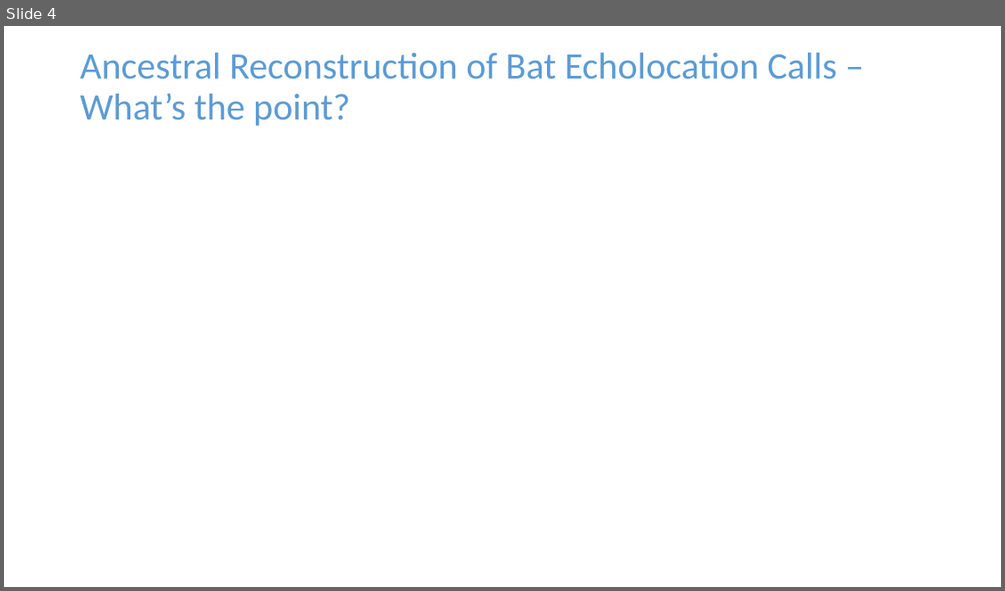
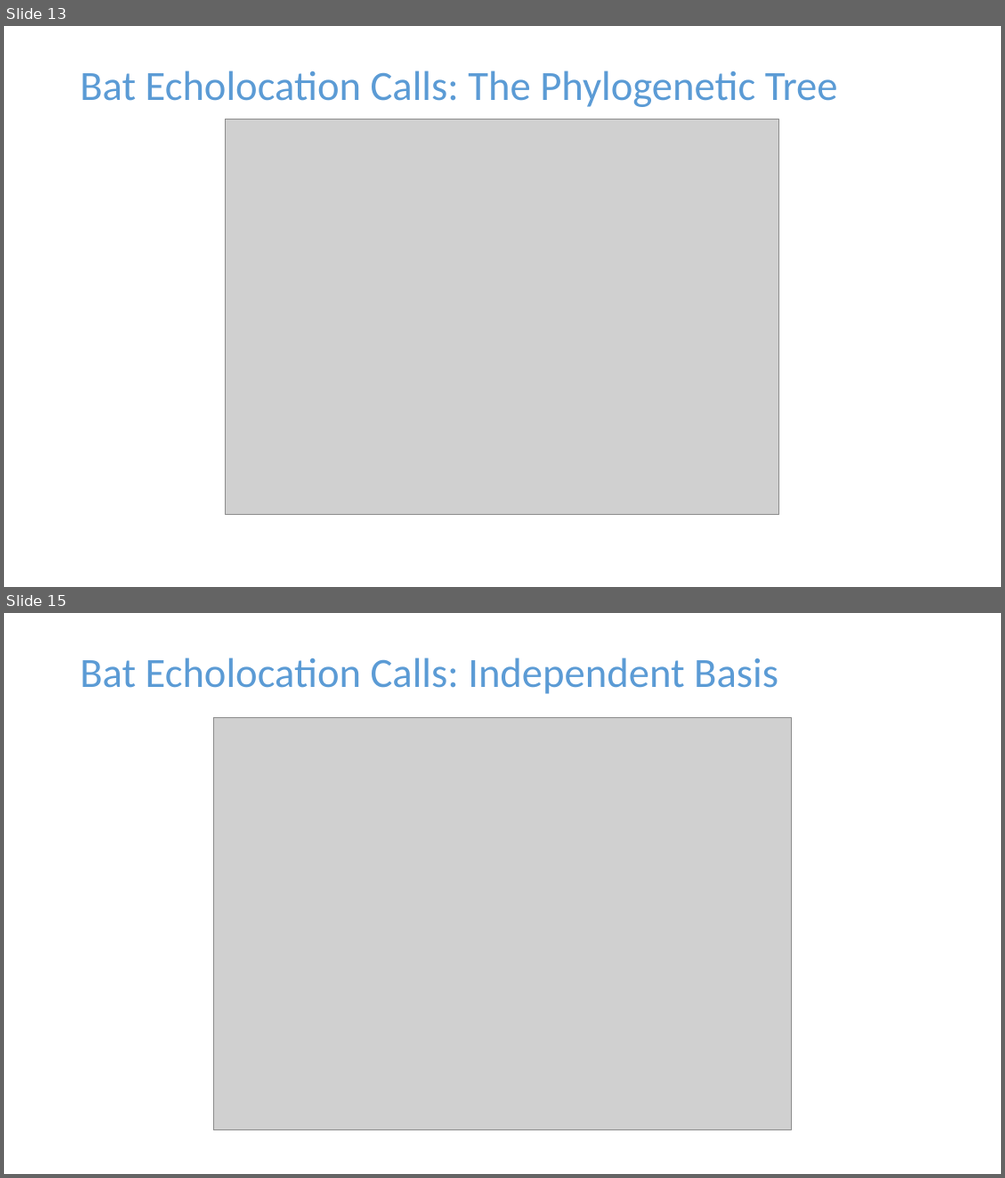
Before and after one commit to jpmeagher/SDS_Imperial, a slide deck: Presentation/Slides/Draft_0.pptx. Shown one above the other, each under a label of ours: slide 4 before the commit, slides 13 and 15 after it; the slides between them are not shown. The pictures are 1005x591 and 1005x1178 pixels, drawn with LibreOffice and Linux fonts; fonts in the diff are those of the drawing; grey boxes stand for pictures. Boxes give left, top, right and bottom in pixels: in the first picture for what was removed or moved away, otherwise in the second. Text is boxed around its words. In the diff, an @@ line names an element or a change of style, - is before the commit and + after.

```diff
--- a/Presentation/Slides/Draft_0.pptx
+++ b/Presentation/Slides/Draft_0.pptx
@@ slide 15 added at (x1=4, y1=613, x2=1001, y2=1174), background #FFFFFF @@
@@ title added at (x1=80, y1=657, x2=778, y2=694), 40 pt, text #5B9BD5 @@
+Bat Echolocation Calls: Independent Basis
@@ picture added at (x1=213, y1=718, x2=791, y2=1130) @@
@@ what was slide 4 is now slide 13 @@
@@ slide 13 changed as well @@
@@ title at (x1=80, y1=70, x2=838, y2=107): text changed; size 36 to 40 pt @@
-Ancestral Reconstruction of Bat Echolocation Calls – What’s the point?
+Bat Echolocation Calls: The Phylogenetic Tree
@@ picture added at (x1=226, y1=119, x2=778, y2=514) @@
```
Also in this commit, not shown: 1 other slide changed, 18 other slides added, 3 slides removed, 2 other files.
